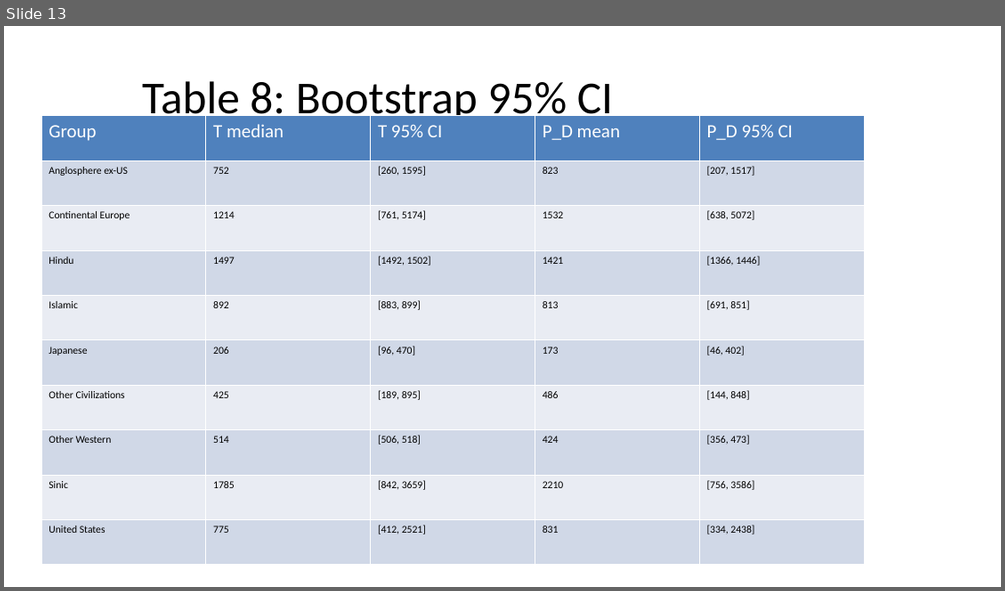
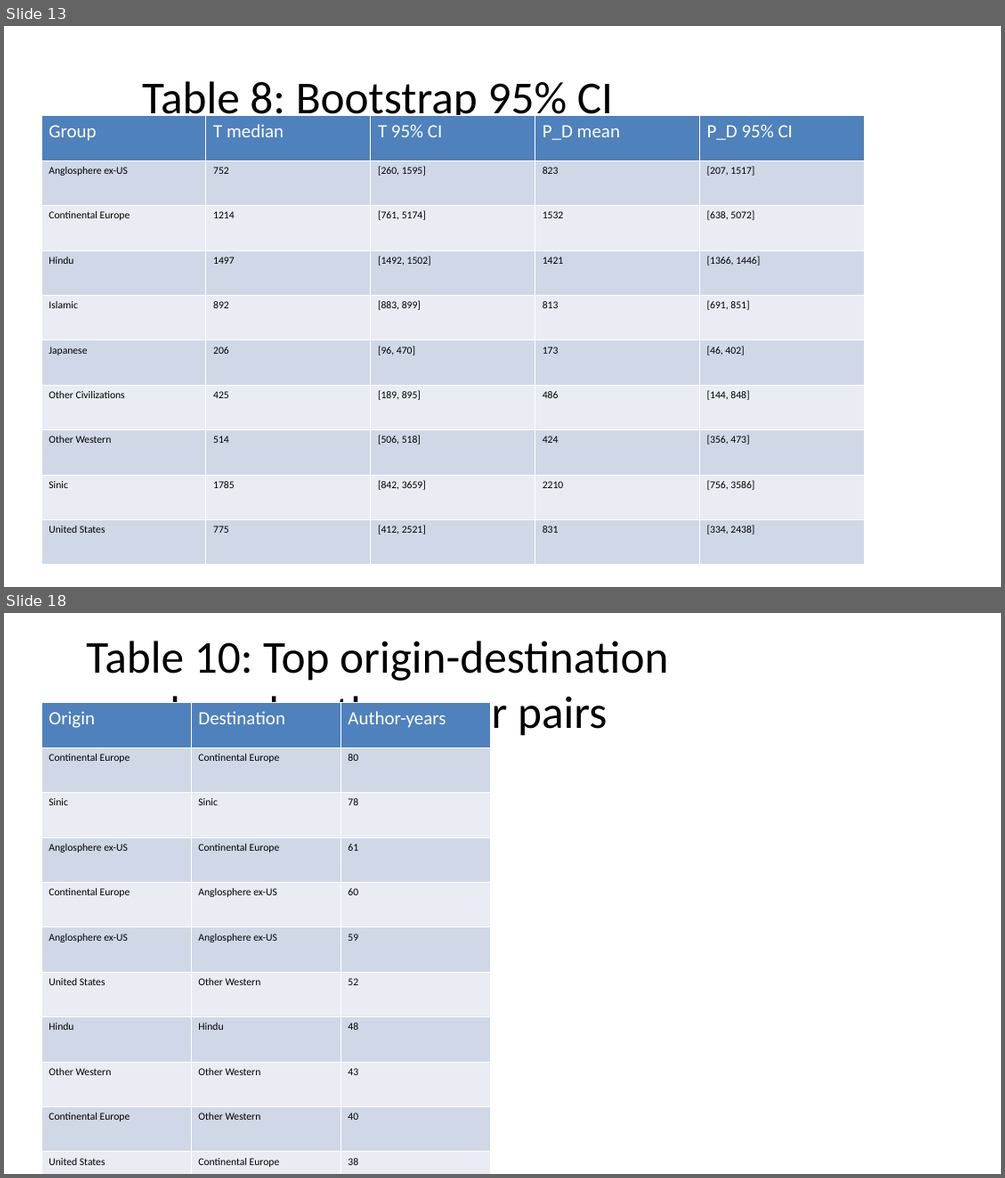
Before and after one commit to bougtoir/medical-accident-its-analysis, a slide deck: researcher_mobility_ode/docs/manuscript_full_article_figures.pptx. Shown one above the other, each under a label of ours: slide 13 before the commit, slides 13 and 18 after it; the slides between them are not shown. The pictures are 1005x591 and 1005x1178 pixels, drawn with LibreOffice and Linux fonts; fonts in the diff are those of the drawing. Boxes give left, top, right and bottom in pixels: in the first picture for what was removed or moved away, otherwise in the second. Text is boxed around its words. In the diff, an @@ line names an element or a change of style, - is before the commit and + after.

```diff
--- a/researcher_mobility_ode/docs/manuscript_full_article_figures.pptx
+++ b/researcher_mobility_ode/docs/manuscript_full_article_figures.pptx
@@ slide 18 added at box(4, 613, 1001, 1174), background #FFFFFF @@
@@ title added at box(86, 641, 668, 738), 44 pt, text #000000 @@
+Table 10: Top origin-destination abroad author-year pairs
@@ table added at box(41, 703, 490, 1174), 11 rows, 3 columns @@
+Origin | Destination | Author-years
+Continental Europe | Continental Europe | 80
+Sinic | Sinic | 78
+Anglosphere ex-US | Continental Europe | 61
+Continental Europe | Anglosphere ex-US | 60
+Anglosphere ex-US | Anglosphere ex-US | 59
+United States | Other Western | 52
+Hindu | Hindu | 48
+Other Western | Other Western | 43
+Continental Europe | Other Western | 40
+United States | Continental Europe | 38
```
Also in this commit, not shown: 6 other slides added, 7 other files.
